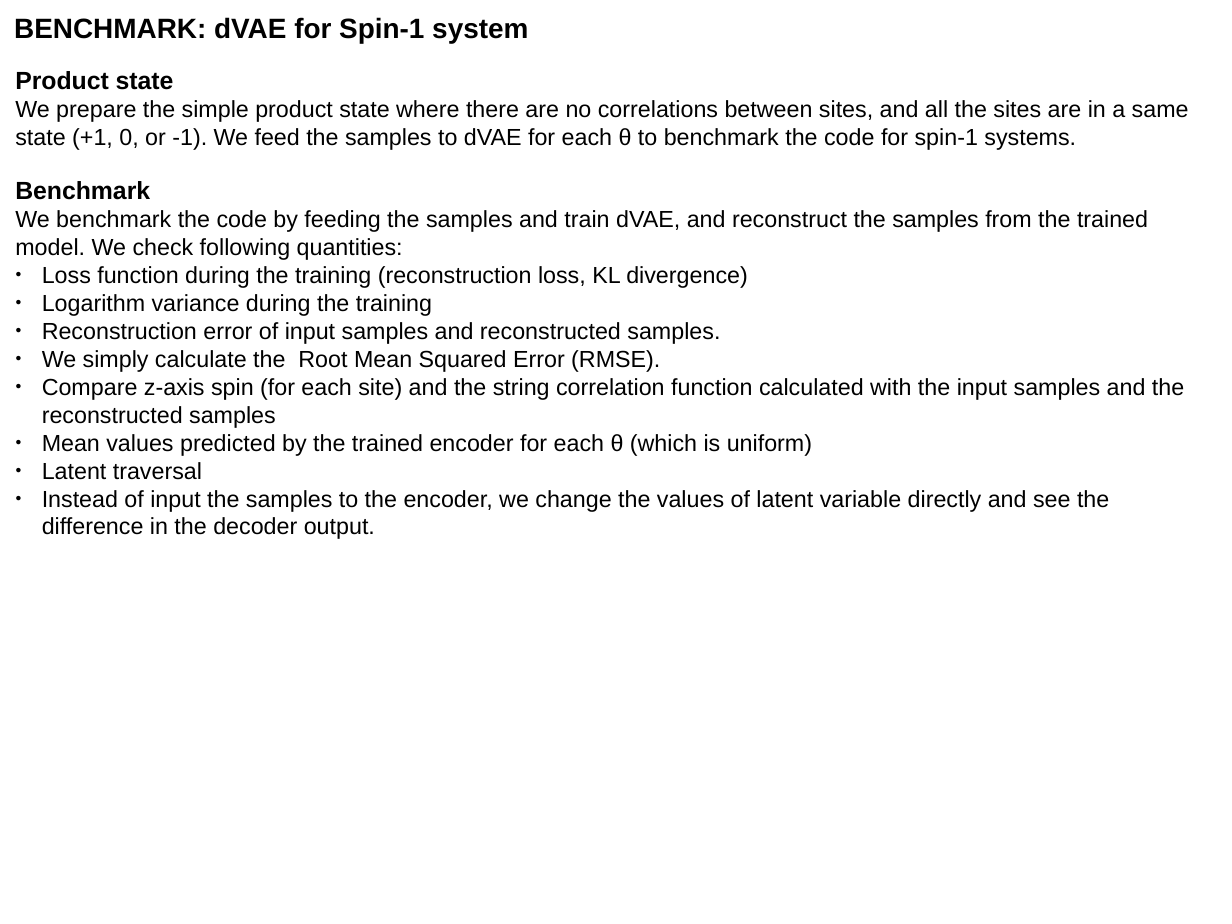
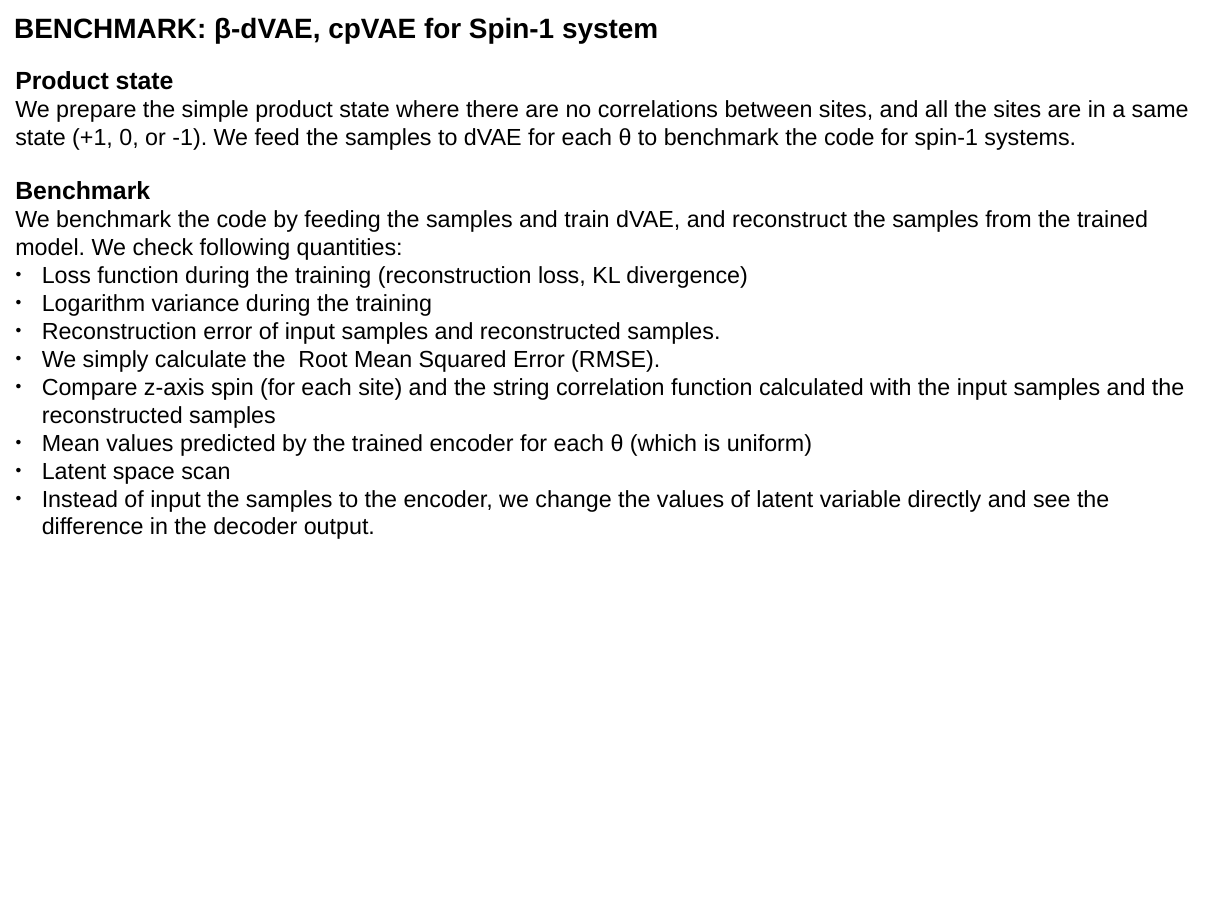
Before and after one commit to YumaAL/pcVAE, a slide deck: slide 8 of slide.odp. Drawn at 1232x924 pixels with LibreOffice and Linux fonts; fonts in the diff are those of the drawing. Boxes give left, top, right and bottom in pixels: in the first picture for what was removed or moved away, otherwise in the second. Text is boxed around its words. In the diff, an @@ line names an element or a change of style, - is before the commit and + after.

Commit message:
cpVAE is benchmarked with product states

```diff
--- a/slide.odp
+++ b/slide.odp
@@ text at <box>14,17,658,44</box>: text changed @@
-BENCHMARK: dVAE for Spin-1 system
+BENCHMARK: β-dVAE, cpVAE for Spin-1 system
@@ text at <box>42,463,230,484</box>: text changed @@
-● Latent traversal
+● Latent space scan
```
Also in this commit, not shown: 3 other slides changed, 6 slides added, 2 other files.
